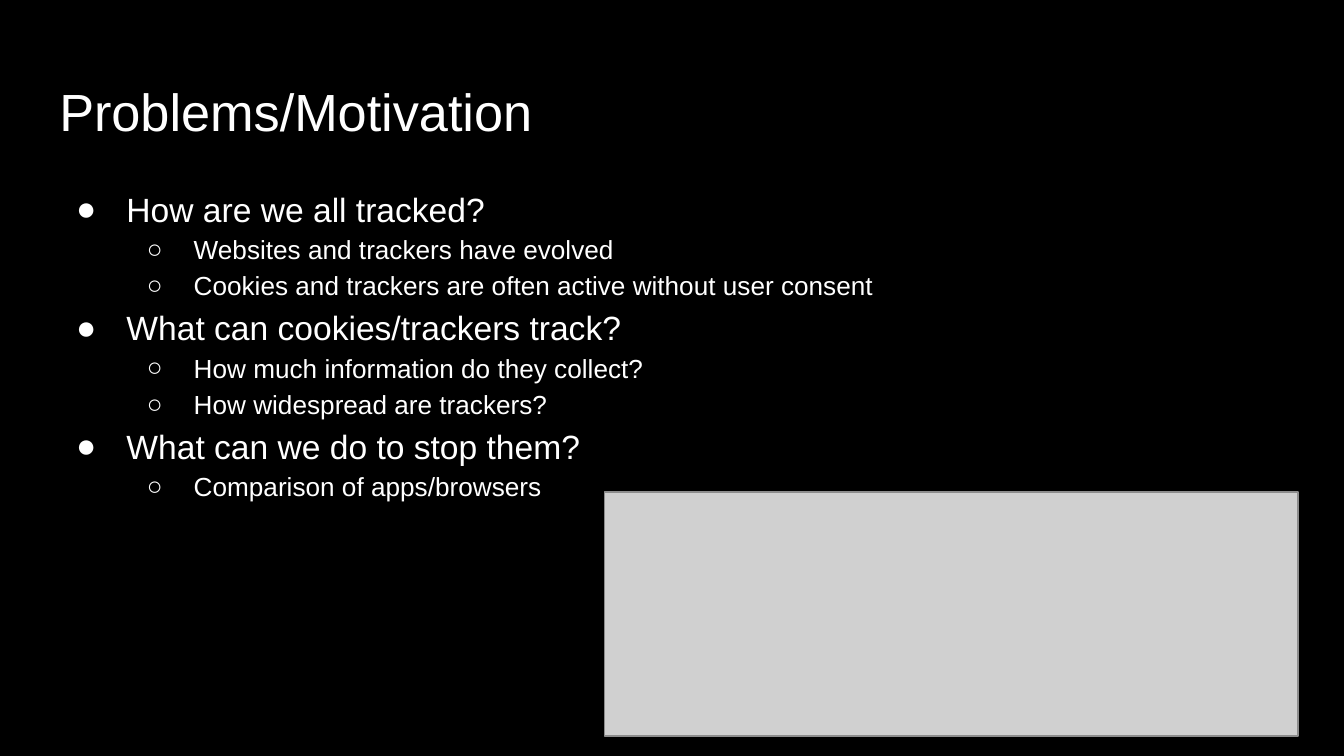
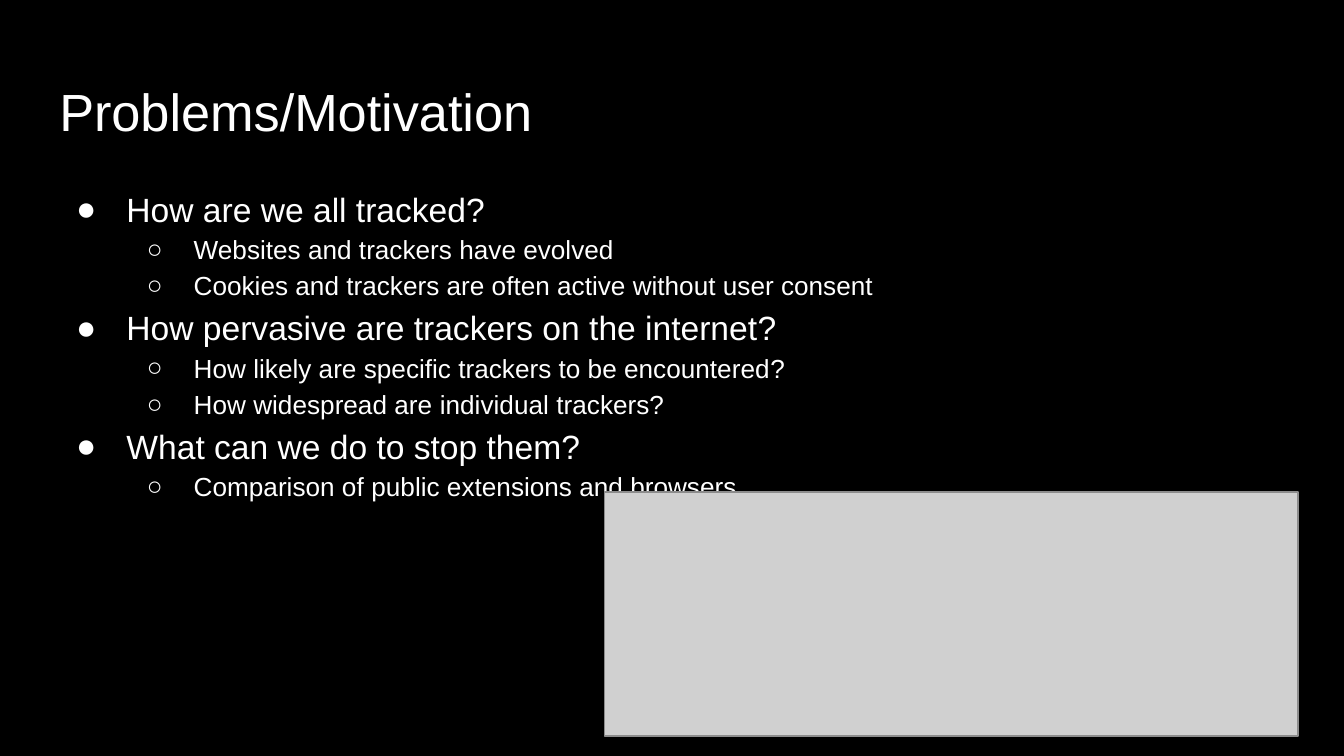
Before and after one commit to liangw6/XYZ, a slide deck: slide 2 of Final Presentation.pptx. Drawn at 1344x756 pixels with LibreOffice and Linux fonts; fonts in the diff are those of the drawing; grey boxes stand for pictures. Boxes give left, top, right and bottom in pixels: in the first picture for what was removed or moved away, otherwise in the second. Text is boxed around its words. In the diff, an @@ line names an element or a change of style, - is before the commit and + after.

```diff
--- a/Final Presentation.pptx
+++ b/Final Presentation.pptx
@@ text at [126, 315, 785, 420]: text changed @@
-● What can cookies/trackers track?
-  ○ How much information do they collect?
-  ○ How widespread are trackers?
+● How pervasive are trackers on the internet?
+  ○ How likely are specific trackers to be encountered?
+  ○ How widespread are individual trackers?
@@ text at [194, 475, 736, 502]: text changed @@
-  ○ Comparison of apps/browsers
+  ○ Comparison of public extensions and browsers
```
Also in this commit, not shown: 4 other slides changed.
